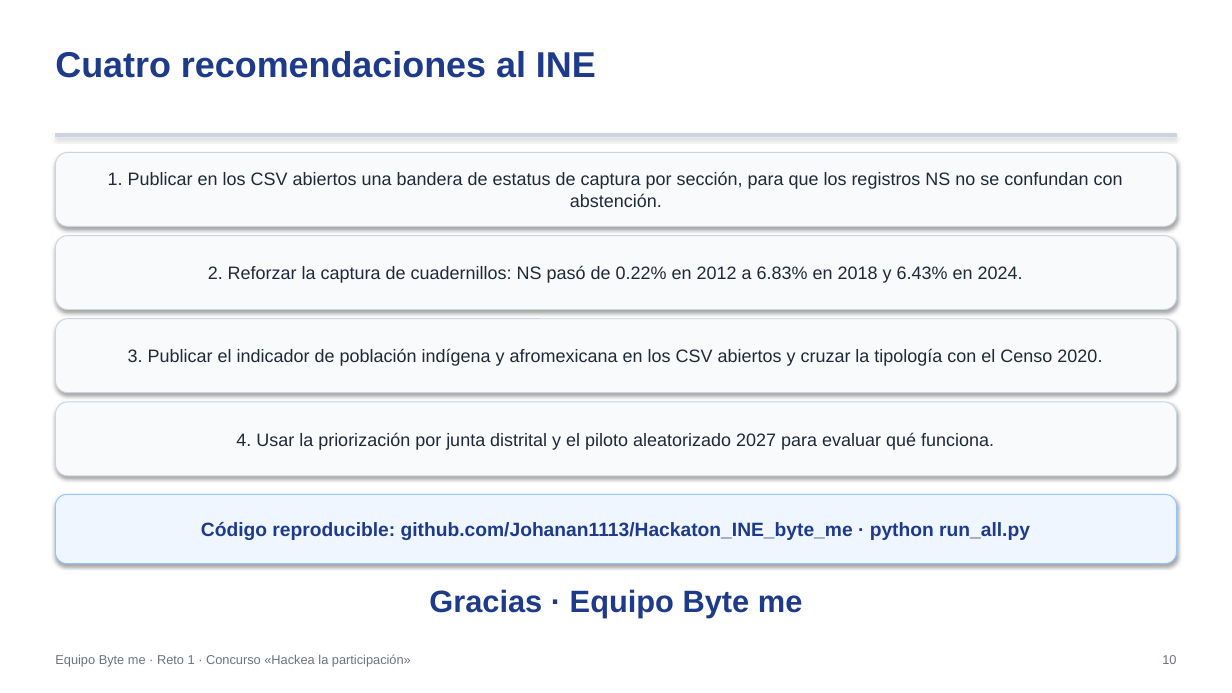
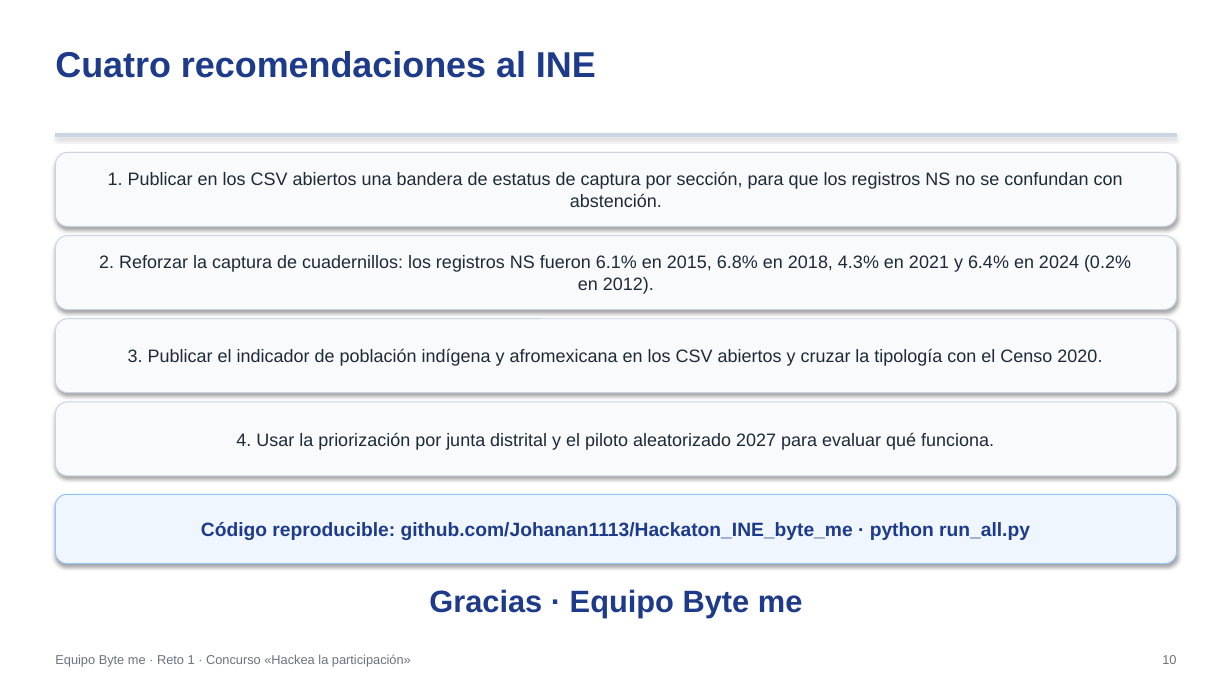
Before and after one commit to Johanan1113/Hackaton_INE_byte_me, a slide deck: slide 10 of outputs/entregables/Presentacion_Ejecutiva_ByteMe.pptx. Drawn at 1232x693 pixels with LibreOffice and Linux fonts; fonts in the diff are those of the drawing. Boxes give left, top, right and bottom in pixels: in the first picture for what was removed or moved away, otherwise in the second. Text is boxed around its words. In the diff, an @@ line names an element or a change of style, - is before the commit and + after.

```diff
--- a/outputs/entregables/Presentacion_Ejecutiva_ByteMe.pptx
+++ b/outputs/entregables/Presentacion_Ejecutiva_ByteMe.pptx
@@ text in rounded rectangle at (99, 255, 1131, 294): text changed @@
-2. Reforzar la captura de cuadernillos: NS pasó de 0.22% en 2012 a 6.83% en 2018 y 6.43% en 2024.
+2. Reforzar la captura de cuadernillos: los registros NS fueron 6.1% en 2015, 6.8% en 2018, 4.3% en 2021 y 6.4% en 2024 (0.2% en 2012).
```
Also in this commit, not shown: 6 other slides changed, 18 other files.
